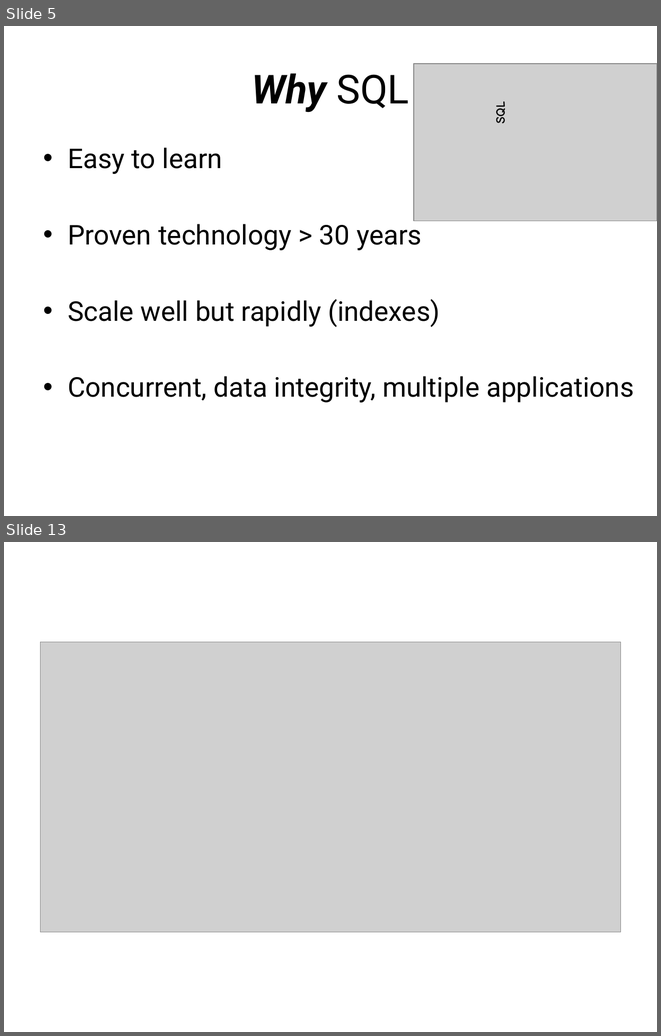
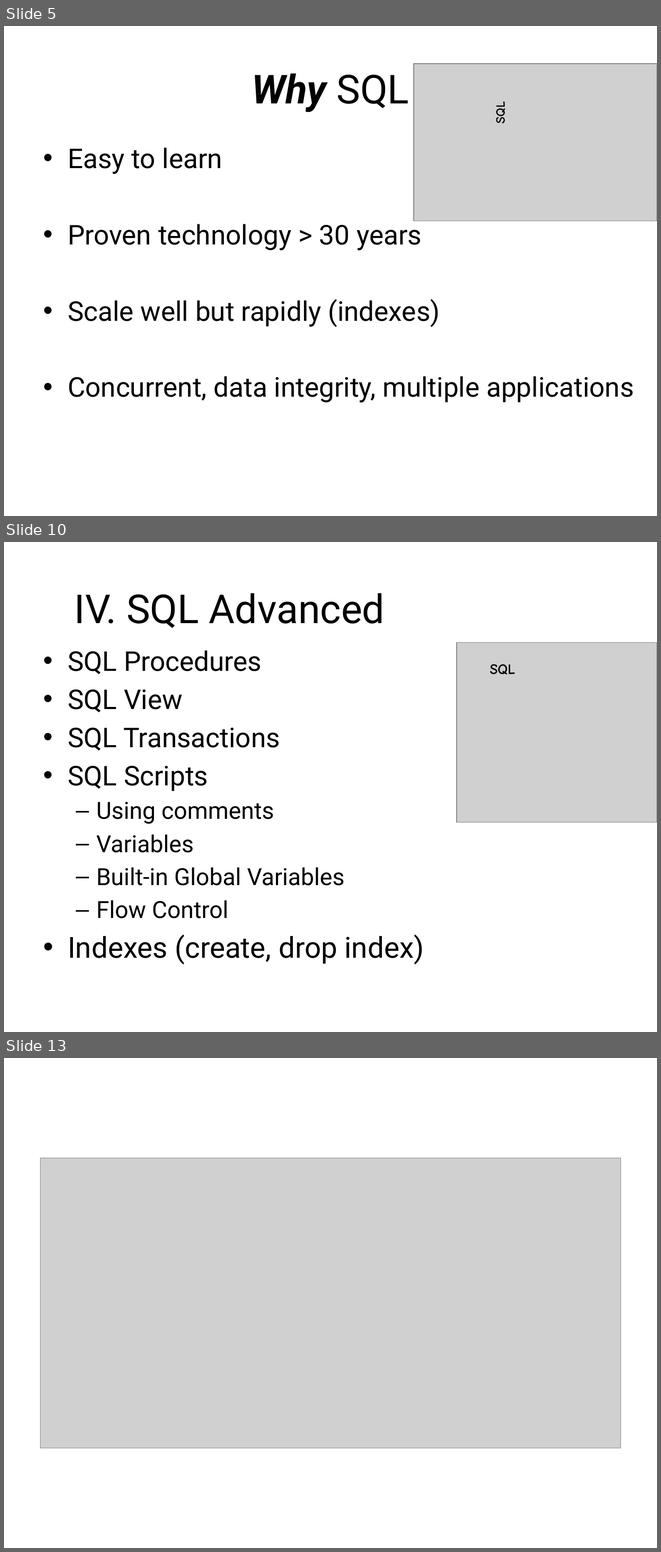
Before and after one commit to sonvq/sqltraining, a slide deck: QS_Training_SQL_Overview.pptx. Shown one above the other, each under a label of ours: slides 5 and 13 before the commit, slides 5, 10 and 13 after it; the slides between them are not shown. The pictures are 661x1036 and 661x1552 pixels, drawn with LibreOffice and Linux fonts; fonts in the diff are those of the drawing; grey boxes stand for pictures; background and template pictures are left out. Boxes give left, top, right and bottom in pixels: in the first picture for what was removed or moved away, otherwise in the second. Text is boxed around its words. In the diff, an @@ line names an element or a change of style, - is before the commit and + after.

```diff
--- a/QS_Training_SQL_Overview.pptx
+++ b/QS_Training_SQL_Overview.pptx
@@ slide 10 added at bbox=[4, 542, 657, 1032], background picture (left out) @@
@@ title added at bbox=[74, 593, 385, 628], 44 pt, text #000000 @@
+IV. SQL Advanced
@@ text added at bbox=[68, 650, 424, 964], 26 pt, text #000000 @@
+• SQL Procedures
+• SQL View
+• SQL Transactions
+• SQL Scripts
+  – Using comments
+  – Variables
+  – Built-in Global Variables
+  – Flow Control
+• Indexes (create, drop index)
@@ picture added at bbox=[457, 643, 657, 822] @@
@@ text added at bbox=[490, 664, 515, 674], 16 pt, text #000000, bold @@
+SQL
```
Also in this commit, not shown: 5 slides changed, 1 other slide added, 2 slides removed, 1 other file.
